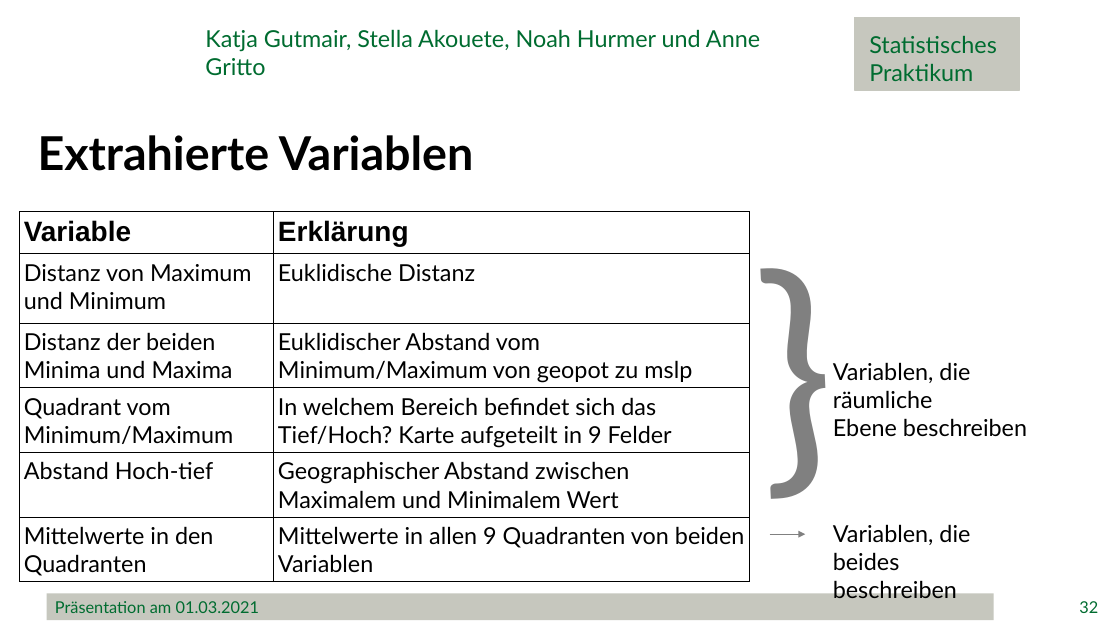
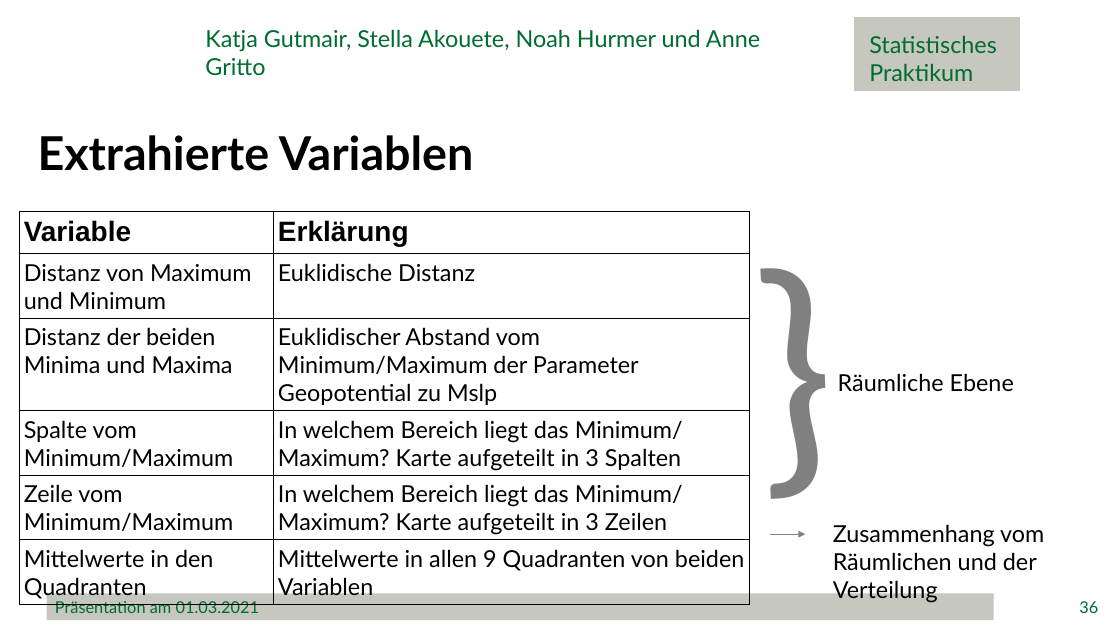
Before and after one commit to minimops/weatherFrog, a slide deck: slide 36 of documentation/ppt/Präsentation.pptx (slide 32 before the commit). Drawn at 1120x630 pixels with LibreOffice and Linux fonts; fonts in the diff are those of the drawing; background and template pictures are left out. Boxes give left, top, right and bottom in pixels: in the first picture for what was removed or moved away, otherwise in the second. Text is boxed around its words. In the diff, an @@ line names an element or a change of style, - is before the commit and + after.

```diff
--- a/documentation/ppt/Präsentation.pptx
+++ b/documentation/ppt/Präsentation.pptx
@@ table at (19,212,750,604) @@
-row 3, column 2: Euklidischer Abstand vom Minimum/Maximum von geopot zu mslp
+row 3, column 2: Euklidischer Abstand vom Minimum/Maximum der Parameter Geopotential zu Mslp
-row 4, column 1: Quadrant vom Minimum/Maximum
+row 4, column 1: Spalte vom Minimum/Maximum
-row 4, column 2: In welchem Bereich befindet sich das Tief/Hoch? Karte aufgeteilt in 9 Felder
+row 4, column 2: In welchem Bereich liegt das Minimum/ / Maximum? Karte aufgeteilt in 3 Spalten
-row 5, column 1: Abstand Hoch-tief
+row 5, column 1: Zeile vom Minimum/Maximum
-row 5, column 2: Geographischer Abstand zwischen Maximalem und Minimalem Wert
+row 5, column 2: In welchem Bereich liegt das Minimum/ / Maximum? Karte aufgeteilt in 3 Zeilen
@@ text at (838,373,1014,391): text changed @@
-Variablen, die räumliche
-Ebene beschreiben
+Räumliche Ebene
@@ text at (833,524,1044,603): text changed @@
-Variablen, die beides
-beschreiben
+Zusammenhang vom
+Räumlichen und der Verteilung
@@ page number at (1079,601,1098,613): text changed @@
-32
+36
```
Also in this commit, not shown: 23 other slides changed, 4 slides added, 9 other files.
